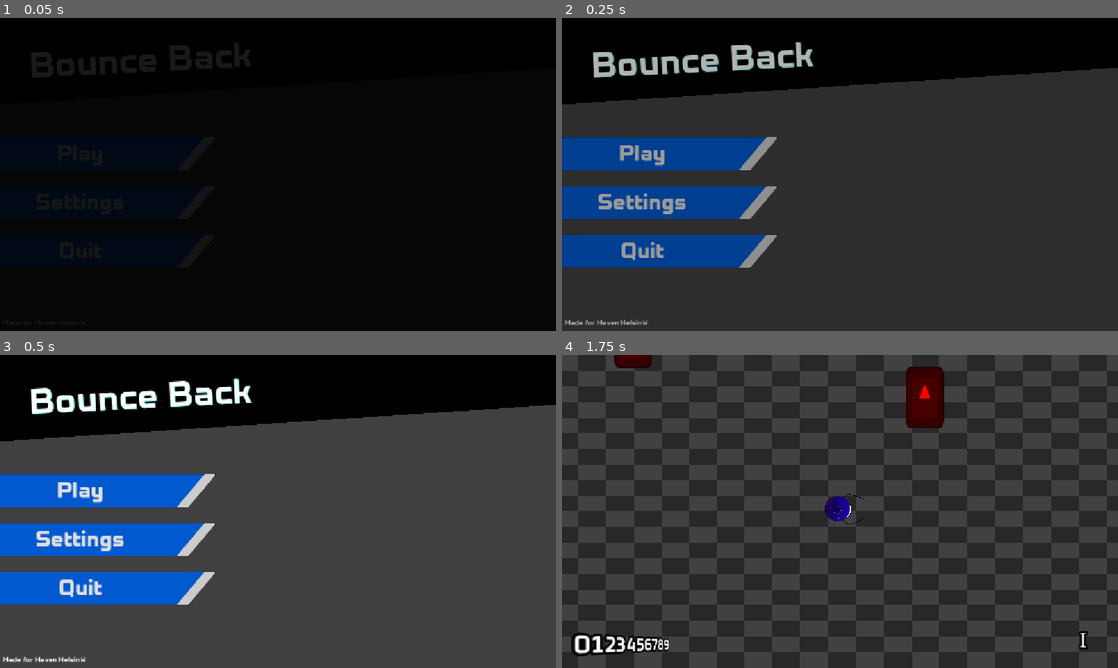
Above: before the commit, frames 1-4 (two rows, left to right).
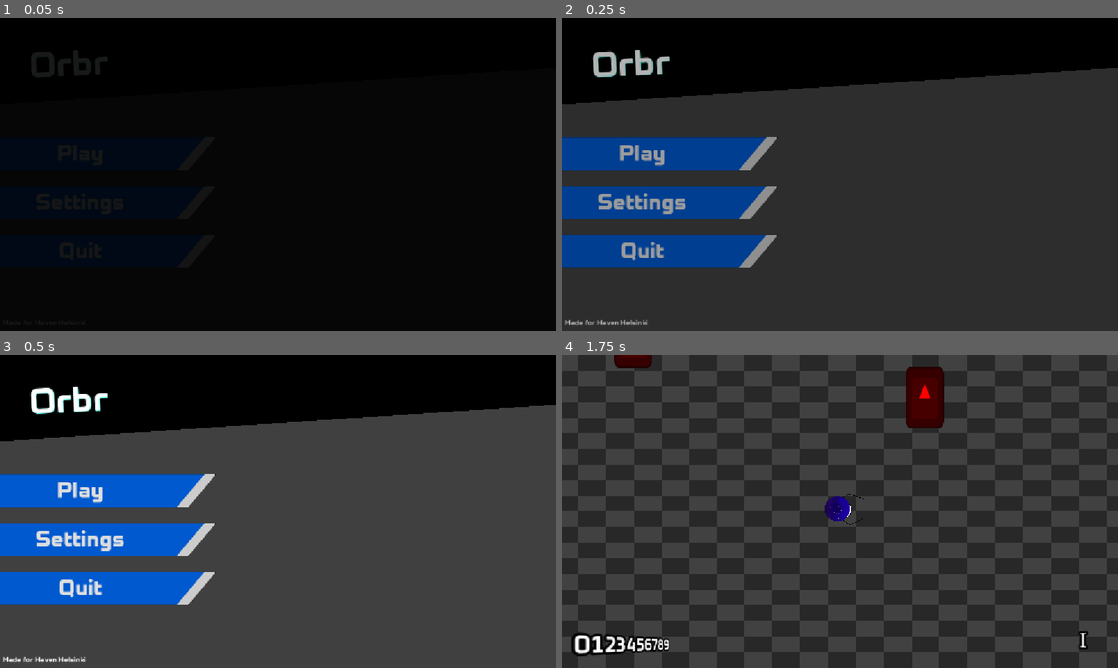
Above: after the commit, the same moments.

Repository: neilavesterinen/Haven-Bounce-Back-Shooter
Game: Godot game, scene res://Scenes/mainmenu/mainmenu.tscn
The game is run twice, just before and just after one commit, with the same random seed, the same clock (stepped at 60 frames per second) and the same inputs. The engine's default icon, where the game draws it, is replaced by a stand-in: a white triangle on a blue panel in a dark square. Sound files missing from this copy of the repository are replaced by a short silence.
Inputs (mouse positions are in pixels of both pictures, inside the frame that each line leads up to):
- Up to frame 1 (0.05 s): no input
- Up to frame 2 (0.25 s): no input
- Up to frame 3 (0.5 s): no input
- Up to frame 4 (1.75 s): click "Play" at 0.5 s; tap Enter at 1.25 s; move the mouse to (962, 495) at 1.27 s; hold Right (ui_right) from 1.28 s (still down); click (962, 495) at 1.35 s

The runs differ from the first frame. In frame 1, 1.0% of the frame differs, in the area x 5-46%, y 7-19%; in frame 2, 1.6%; in frame 3, 1.6%; in frame 4, nothing differs.

Commit message:
Changed name of game

Diff:
--- a/Scenes/mainmenu/mainmenu.tscn
+++ b/Scenes/mainmenu/mainmenu.tscn
@@ -1,13 +1,13 @@
-[gd_scene format=3 uid="uid://c2rgg7vlu8xk0"]
+[gd_scene format=3 uid="uid://b7hi1a0r6apgs"]
 
-[ext_resource type="Script" path="res://Scenes/mainmenu/mainmenu.gd" id="1_83ksl" uid="uid://cq0pwispmmltm"]
-[ext_resource type="Theme" path="res://main_theme.theme" id="1_vasse" uid="uid://c3ncu5c4bs85t"]
-[ext_resource type="Script" path="res://Scenes/mainmenu/label.gd" id="2_552u2" uid="uid://bg75ucid01t6d"]
-[ext_resource type="Theme" path="res://Scenes/mainmenu/mainmenu.tres" id="3_dkbu7" uid="uid://ceeh4w5x06ip"]
-[ext_resource type="Script" path="res://Scenes/mainmenu/quit.gd" id="4_ktvea" uid="uid://bq61u1k3g782"]
-[ext_resource type="AudioStream" path="res://Music/exitpremise.mp3" id="5_58l34" uid="uid://dpaswaqhcyadu"]
-[ext_resource type="Script" path="res://Scenes/mainmenu/play.gd" id="5_u1uln" uid="uid://kayqd04m46m1"]
-[ext_resource type="Script" path="res://Scenes/mainmenu/main_menu_music.gd" id="6_nbwnq" uid="uid://csqukogvrjo7a"]
+[ext_resource type="Script" uid="uid://cq0pwispmmltm" path="res://Scenes/mainmenu/mainmenu.gd" id="1_83ksl"]
+[ext_resource type="Theme" uid="uid://c3ncu5c4bs85t" path="res://main_theme.theme" id="1_vasse"]
+[ext_resource type="Script" uid="uid://bg75ucid01t6d" path="res://Scenes/mainmenu/label.gd" id="2_552u2"]
+[ext_resource type="Theme" uid="uid://ceeh4w5x06ip" path="res://Scenes/mainmenu/mainmenu.tres" id="3_dkbu7"]
+[ext_resource type="Script" uid="uid://bq61u1k3g782" path="res://Scenes/mainmenu/quit.gd" id="4_ktvea"]
+[ext_resource type="AudioStream" uid="uid://dpaswaqhcyadu" path="res://Music/exitpremise.mp3" id="5_58l34"]
+[ext_resource type="Script" uid="uid://kayqd04m46m1" path="res://Scenes/mainmenu/play.gd" id="5_u1uln"]
+[ext_resource type="Script" uid="uid://csqukogvrjo7a" path="res://Scenes/mainmenu/main_menu_music.gd" id="6_nbwnq"]
 
 [node name="Mainmenu" type="CanvasLayer" unique_id=1407059017]
 script = ExtResource("1_83ksl")
@@ -35,7 +35,7 @@
 theme = ExtResource("1_vasse")
 theme_override_colors/font_shadow_color = Color(0.38142636, 1, 0.93270206, 1)
 theme_override_font_sizes/font_size = 80
-text = "Bounce Back"
+text = "Orbr"
 script = ExtResource("2_552u2")
 
 [node name="Control" type="Control" parent="." unique_id=165292943]
